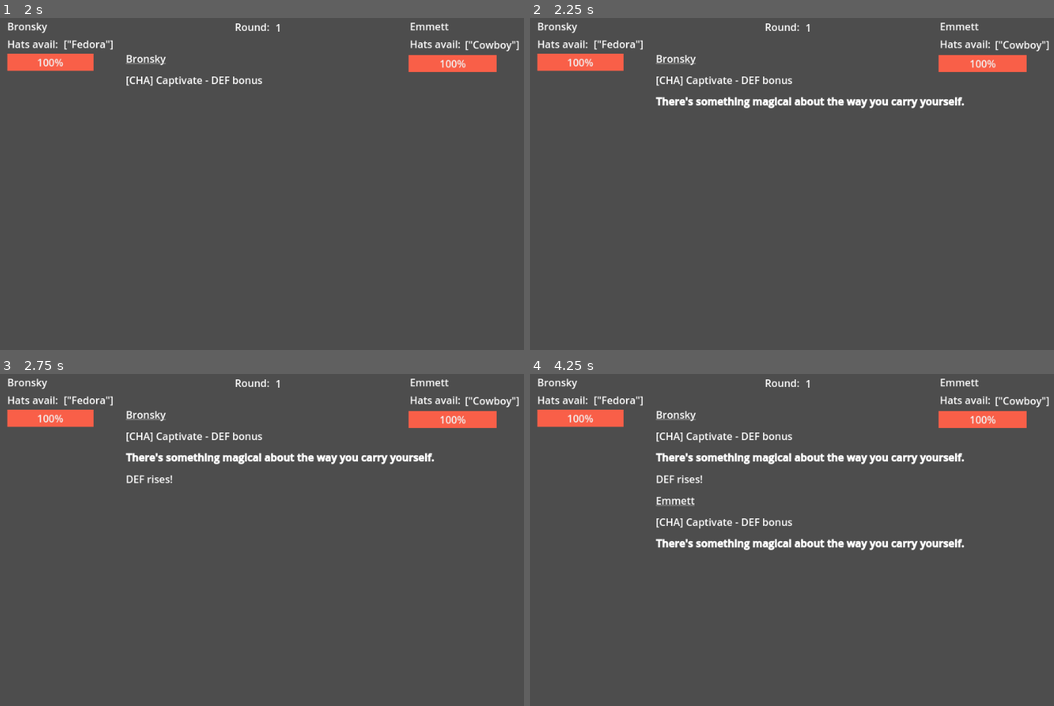
Above: before the commit, frames 1-4 (two rows, left to right).
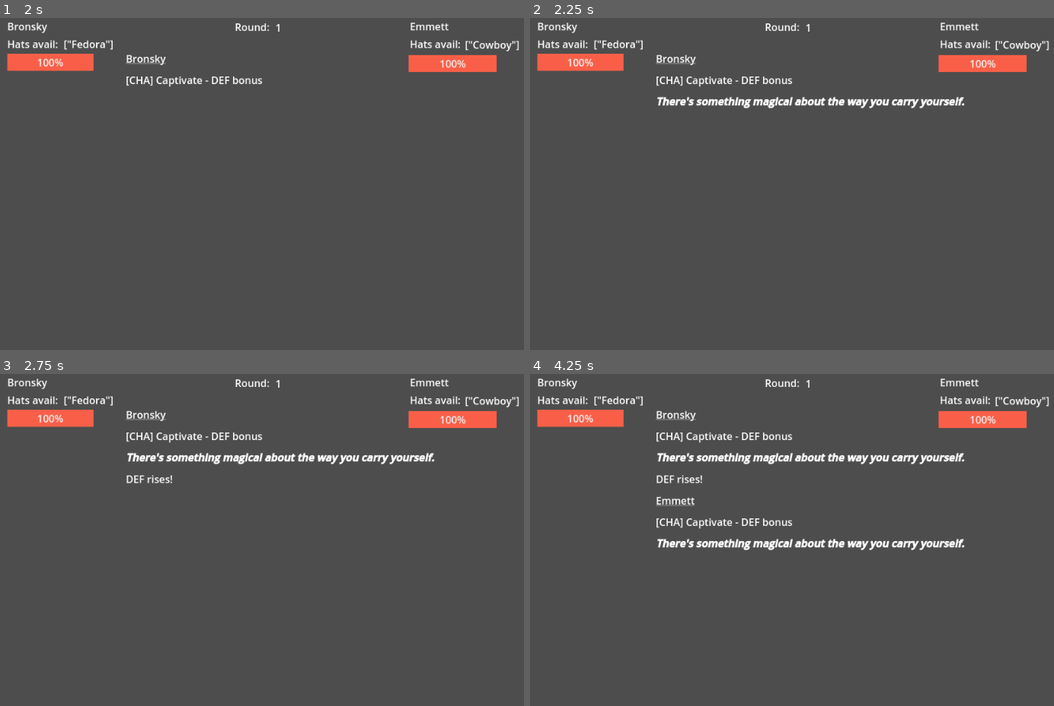
Above: after the commit, the same moments.

Repository: Sleeping-Robot-Games/Hat-Trick
Game: Godot game, scene res://play_test.tscn
The game is run twice, just before and just after one commit, with the same random seed, the same clock (stepped at 60 frames per second) and the same inputs.
Inputs:
- Up to frame 1 (2 s): click "[CHA] Captivate - DEF bonus -…" at 0.5 s; hold Right (ui_right) from 1.28 s (still down)
- Up to frame 2 (2.25 s): tap Enter at 2 s; release Right (ui_right) at 2.03 s; hold Left (ui_left) from 2.03 s (still down)
- Up to frame 3 (2.75 s): keep holding Left (ui_left)
- Up to frame 4 (4.25 s): release Left (ui_left) at 2.78 s; hold Right (ui_right) from 2.78 s (still down); tap Space at 3.5 s

Frame 1 is identical in both runs. In frame 2, 0.6% of the frame differs, in the area x 23-83%, y 23-28%; in frame 3, 0.6%; in frame 4, 1.3%, in the area x 23-83%, y 23-54%.

Commit message:
Outcome text updates

Diff:
--- a/play_test.gd
+++ b/play_test.gd
@@ -285,7 +285,7 @@
 		var player = players[i]
 		add_outcome("[u]"+player.display_name)
 		add_outcome(player.current_choice.label)
-		add_outcome("[b]"+player.current_choice.dialog)
+		add_outcome("[i][b]"+player.current_choice.dialog)
 		if player.current_choice.self:
 			apply_changes(player, player.current_choice)
 		else:
@@ -410,7 +410,7 @@
 	player["STAM"] = clamp(player["STAM"] - true_damage, 0, INF)
 	if choice['damage'].call() != 0:
 		#add_outcome("Dmg %s - DEF %s" % [choice['damage'].call(), player["DEF"]])
-		add_outcome("Dealt [color=#FF0000]%s[/color] to %s" % [str(true_damage), player.display_name])
+		add_outcome("Dealt [color=#FF0000]%s[/color] to [u]%s" % [str(true_damage), player.display_name])
 
 func update_cooldowns(player):
 	# Reverse effects for choices that have ended their cooldown
